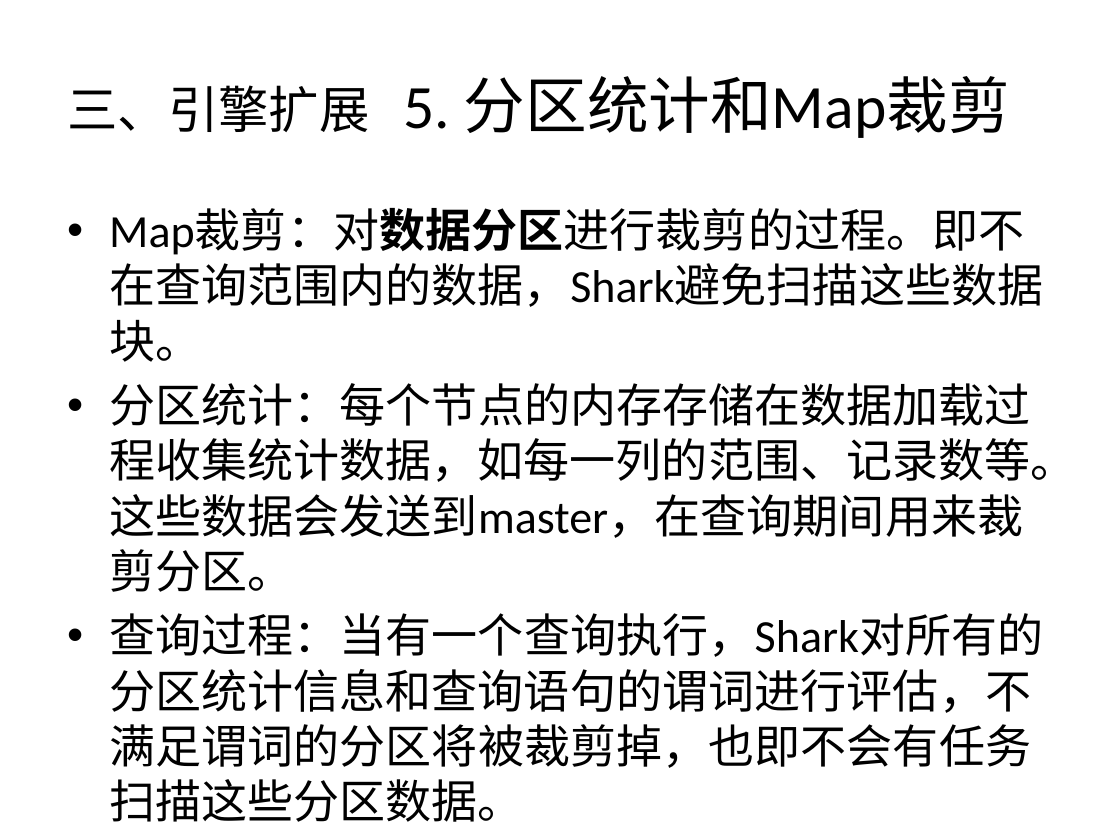
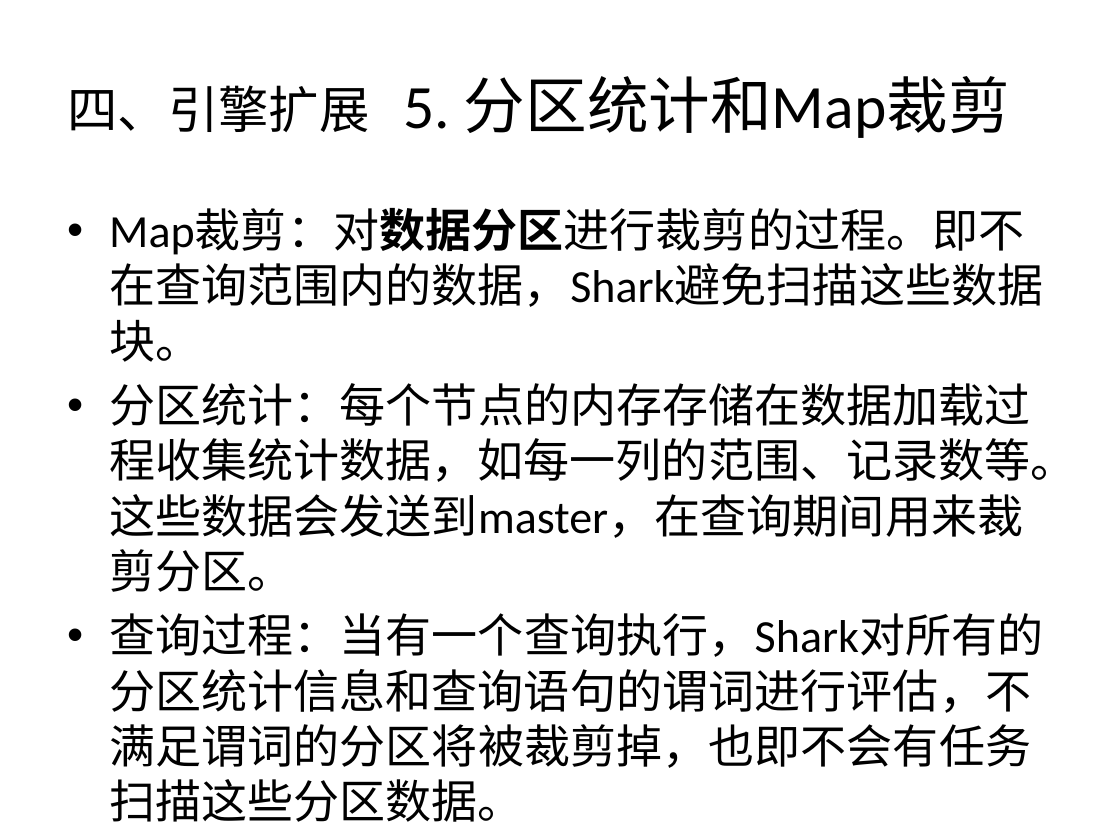
Before and after one commit to wuxingdexian/seminar, a slide deck: slide 41 of Shark SQL and Rich Analytics at Scale.pptx (slide 37 before the commit). Drawn at 1120x840 pixels with LibreOffice and Linux fonts; fonts in the diff are those of the drawing. Boxes give left, top, right and bottom in pixels: in the first picture for what was removed or moved away, otherwise in the second. Text is boxed around its words. In the diff, an @@ line names an element or a change of style, - is before the commit and + after.

```diff
--- a/Shark SQL and Rich Analytics at Scale.pptx
+++ b/Shark SQL and Rich Analytics at Scale.pptx
@@ title at (x1=67, y1=76, x2=1010, y2=138): text changed @@
-三、引擎扩展 5. 分区统计和Map裁剪
+四、引擎扩展 5. 分区统计和Map裁剪
```
Also in this commit, not shown: 18 other slides changed, 8 slides added.
